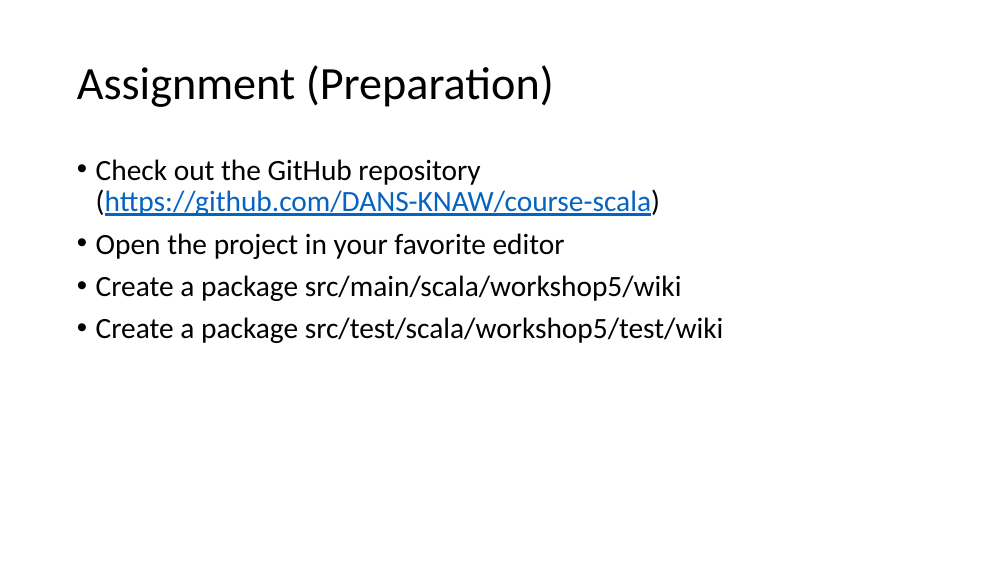
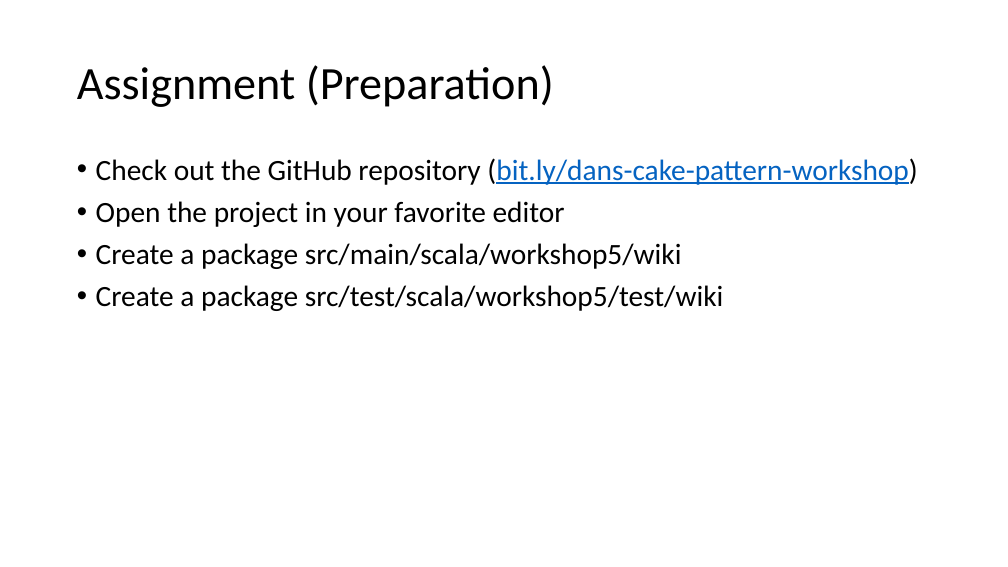
Before and after one commit to rvanheest-DANS-KNAW/course-scala, a slide deck: slide 17 of src/main/scala/workshop5/Presentation.pptx. Drawn at 1008x567 pixels with LibreOffice and Linux fonts; fonts in the diff are those of the drawing. Boxes give left, top, right and bottom in pixels: in the first picture for what was removed or moved away, otherwise in the second. Text is boxed around its words. In the diff, an @@ line names an element or a change of style, - is before the commit and + after.

```diff
--- a/src/main/scala/workshop5/Presentation.pptx
+++ b/src/main/scala/workshop5/Presentation.pptx
@@ text at (96,158,917,185): text changed @@
-• Check out the GitHub repository (https://github.com/DANS-KNAW/course-scala)
+• Check out the GitHub repository (bit.ly/dans-cake-pattern-workshop)
```
Also in this commit, not shown: 1 other slide changed, 1 other file.
